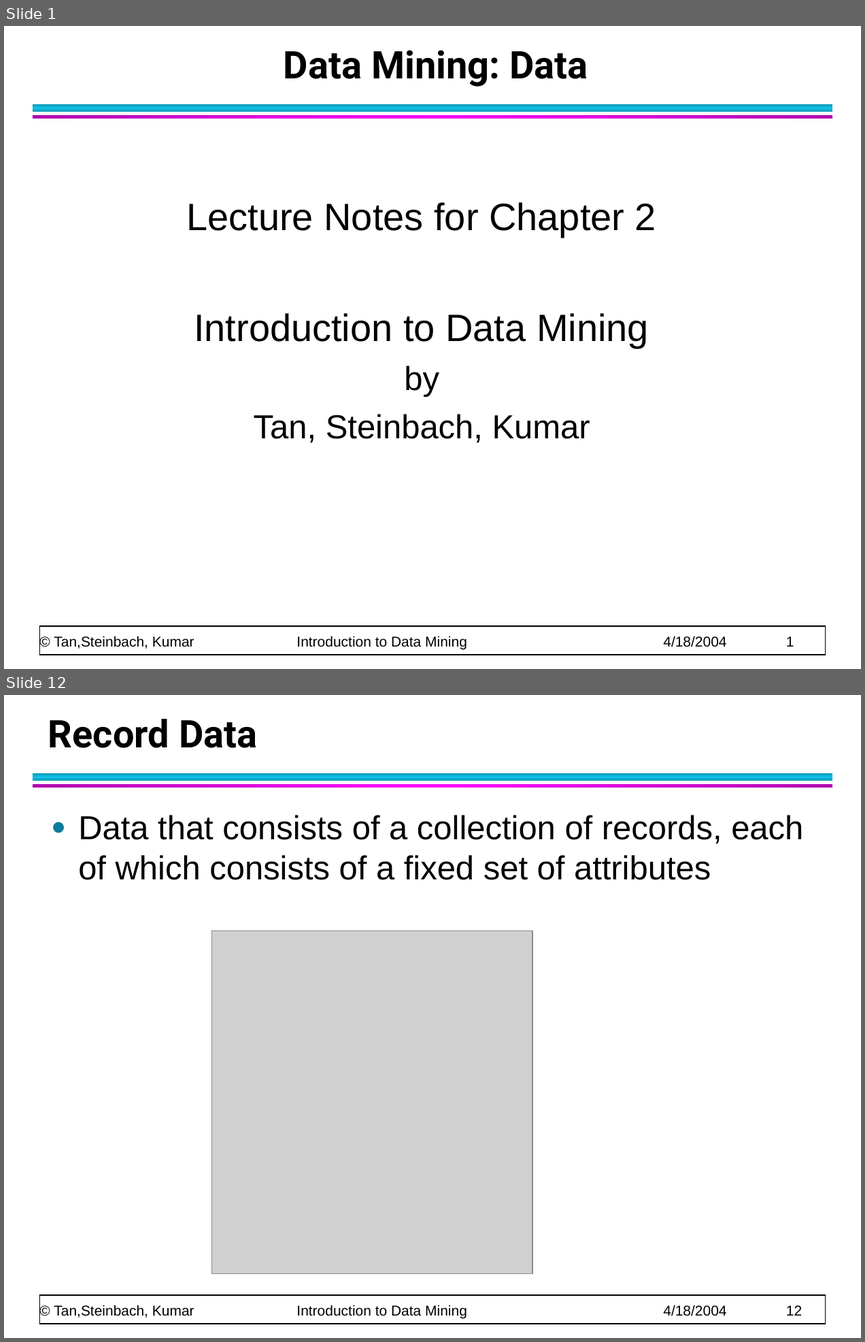
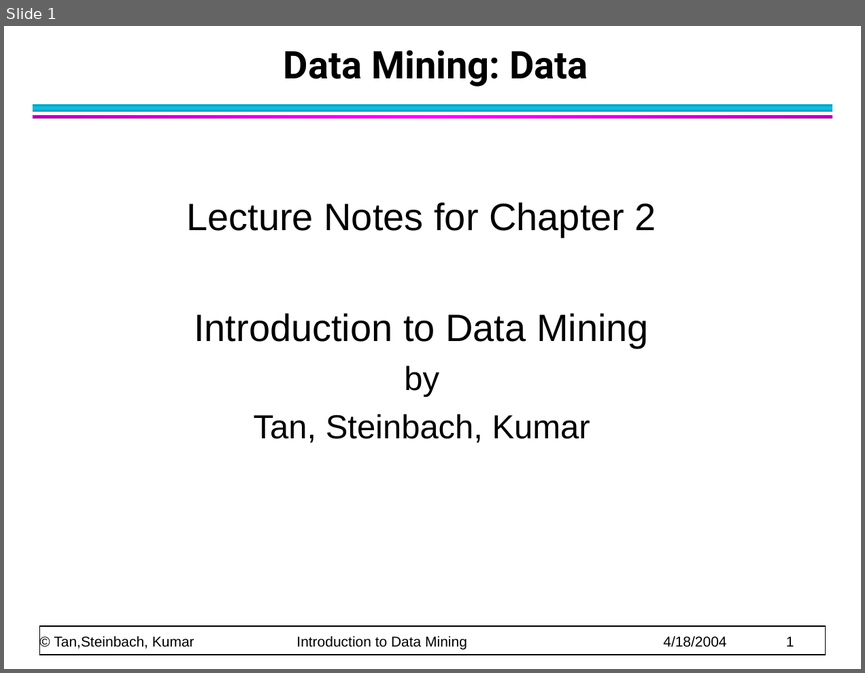
Before and after one commit to CMPT300/CMPT300.github.io, a slide deck: handouts/data/chap2_data_2.ppt. Shown one above the other, each under a label of ours: slides 1 and 12 before the commit, slide 1 after it; the slides between them are not shown. The pictures are 865x1342 and 865x673 pixels, drawn with LibreOffice and Linux fonts; fonts in the diff are those of the drawing; grey boxes stand for pictures. Boxes give left, top, right and bottom in pixels: in the first picture for what was removed or moved away, otherwise in the second. Text is boxed around its words. In the diff, an @@ line names an element or a change of style, - is before the commit and + after.

```diff
--- a/handouts/data/chap2_data_2.ppt
+++ b/handouts/data/chap2_data_2.ppt
@@ slide 12 removed at (4, 695, 861, 1338), background #FFFFFF; not listed: 4 template elements that a slide beside it also shows @@
@@ title removed at (48, 719, 257, 748) @@
-Record Data
@@ text removed at (78, 815, 803, 880) @@
-● Data that consists of a collection of records, each of which consists of a fixed set of attributes
@@ picture removed at (212, 930, 532, 1273) @@
```
Also in this commit, not shown: 11 other slides changed, 10 slides added, 55 other slides removed, 2 other files.
